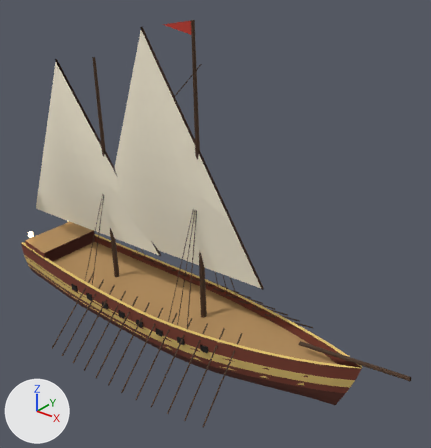
The glTF model public/models/ships/galeoth.glb: old version first, new version second.
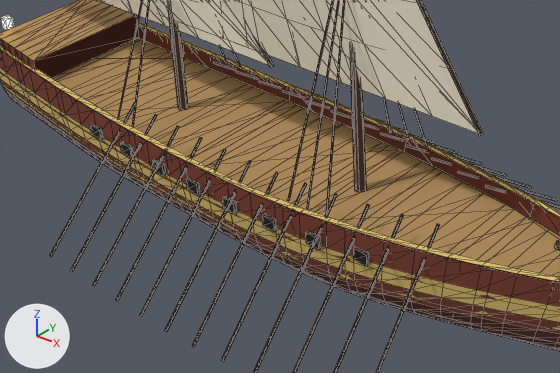
Each version appears first whole from a camera (50 mm lens) standing at (26.1, -27.1, 26.1) and looking at (3.7, 1.0, 8.7), and next in a close-up on the part from 6% to 70% of the width and 50% to 91% of the height. The axes (+X, +Y, +Z) are drawn at lower left. The lights are the same throughout. The older version's two pictures come first. The close-ups show mesh edges as thin lines. Where no turn or scale is listed for an object, it has been applied to the vertices. Vertices at exactly the same position are counted once.

In view in the first close-up: 'LOD0_Body', 'LOD0_m0_AftSail', 'LOD0_m1_AftSail', 'LOD1_Body', 'LOD1_m0_AftSail', 'LOD1_m1_AftSail', 'LOD2_Body', 'LOD2_m0_AftSail', 'LOD2_m1_AftSail' and 1 more.
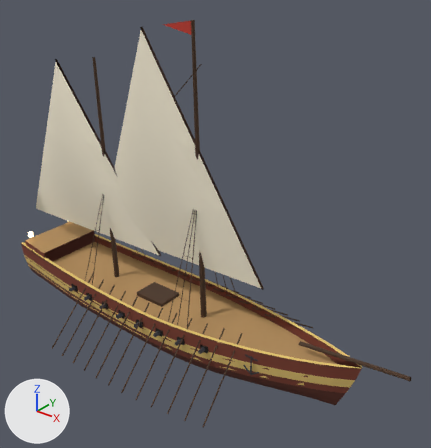
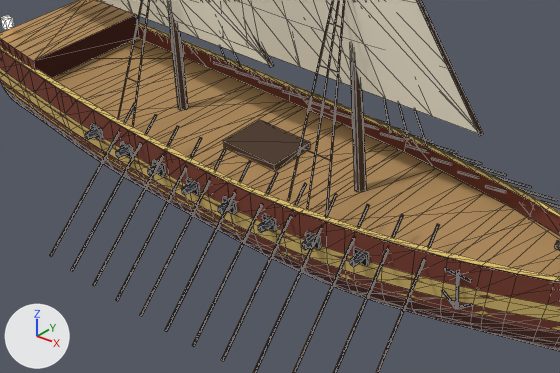
The change, as a diff of the scene's bpy script:
```diff
--- a/public/models/ships/galeoth.glb.py
+++ b/public/models/ships/galeoth.glb.py
@@ me_lod0_body @@
 # used by ob_lod0_body; location = (0.0, 0.0, 0.0)
-me_lod0_body.from_pydata(...)  # 1190 vertices, 1719 faces; spans x -14.6..18.3, y -7.3..7.3, z -1.6..21.7
+me_lod0_body.from_pydata(...)  # 1616 vertices, 2307 faces; spans x -14.6..18.3, y -7.3..7.3, z -1.6..21.7
+# me_lod0_body part 1: a new loose piece, a 5-sided cut cone along y (radius 0.14 at the low end, 0.16 at the high end) spanning x -7.28..-6.98, y -3.47..-3.02, z 1.26..1.57, in mat_galeoth_atlas_mat (picture img_galeoth_atlas)
+# me_lod0_body part 2: a new loose piece, a 5-sided cut cone along y (radius 0.14 at the low end, 0.16 at the high end) spanning x -5.46..-5.17, y -3.55..-3.1, z 1.22..1.53, in mat_galeoth_atlas_mat (picture img_galeoth_atlas)
+# me_lod0_body part 3: a new loose piece, a 5-sided cut cone along y (radius 0.14 at the low end, 0.17 at the high end) spanning x -3.65..-3.35, y -3.6..-3.15, z 1.19..1.51, in mat_galeoth_atlas_mat (picture img_galeoth_atlas)
+# me_lod0_body part 4: a new loose piece, a 5-sided cut cone along y (radius 0.14 at the low end, 0.17 at the high end) spanning x -1.83..-1.53, y -3.63..-3.18, z 1.19..1.5, in mat_galeoth_atlas_mat (picture img_galeoth_atlas)
+# me_lod0_body part 5: a new loose piece, a 5-sided cut cone along y (radius 0.14 at the low end, 0.17 at the high end) spanning x -0.01..0.29, y -3.64..-3.19, z 1.2..1.51, in mat_galeoth_atlas_mat (picture img_galeoth_atlas)
+# me_lod0_body part 6: a new loose piece, a 5-sided cut cone along y (radius 0.14 at the low end, 0.16 at the high end) spanning x 1.82..2.12, y -3.57..-3.12, z 1.24..1.55, in mat_galeoth_atlas_mat (picture img_galeoth_atlas)
+# me_lod0_body part 7: a new loose piece, a 5-sided cut cone along y (radius 0.14 at the low end, 0.16 at the high end) spanning x 3.67..3.96, y -3.41..-2.96, z 1.29..1.61, in mat_galeoth_atlas_mat (picture img_galeoth_atlas)
+# me_lod0_body part 8: a new loose piece, a 5-sided cut cone along y (radius 0.14 at the low end, 0.16 at the high end) spanning x 5.52..5.82, y -3.18..-2.73, z 1.38..1.69, in mat_galeoth_atlas_mat (picture img_galeoth_atlas)
+# me_lod0_body part 9: a new loose piece, a 5-sided cylinder along z spanning x 9.028..9.121, y -2.259..-2.17, z 0.885..2.285, in mat_galeoth_atlas_mat (picture img_galeoth_atlas)
+# me_lod0_body part 10: a new loose piece, a 5-sided cylinder along x spanning x 8.585..9.565, y -2.259..-2.179, z 2.131..2.207, in mat_galeoth_atlas_mat (picture img_galeoth_atlas)
+# me_lod0_body part 11: a new loose piece, a box spanning x -2.4..0.16, y -0.96..0.96, z 1.57..1.85, in mat_galeoth_atlas_mat (picture img_galeoth_atlas)
+# me_lod0_body part 12: 110 vertices added at x 2.6..4.0, y -2.2..2.2, z 4.2..9.8
+# me_lod0_body part 13: 40 vertices added at x 8.5..9.7, y -2.3..2.3, z 0.8..1.3
+# other edits to the shape of me_lod0_body do not show in these pictures
 me_lod0_body.materials.append(mat_galeoth_atlas_mat)
```

Pixel boxes (x1, y1, x2, y2) of what changed, in the close-ups (560 x 373 px):
part 1 of me_lod0_body, added: after (85, 129, 98, 140)
part 2 of me_lod0_body, added: after (115, 147, 129, 158)
part 3 of me_lod0_body, added: after (147, 165, 161, 176)
part 4 of me_lod0_body, added: after (181, 183, 195, 195)
part 5 of me_lod0_body, added: after (218, 202, 231, 214)
part 6 of me_lod0_body, added: after (258, 220, 272, 233)
part 7 of me_lod0_body, added: after (302, 237, 314, 250)
part 8 of me_lod0_body, added: after (350, 253, 364, 267)
part 9 of me_lod0_body, added: after (455, 271, 459, 309)
part 10 of me_lod0_body, added: after (444, 268, 471, 282)
part 11 of me_lod0_body, added (brown): after (223, 120, 310, 171)
part 12 of me_lod0_body, added: after (301, 22, 341, 160)
part 13 of me_lod0_body, added: after (442, 289, 473, 309)
